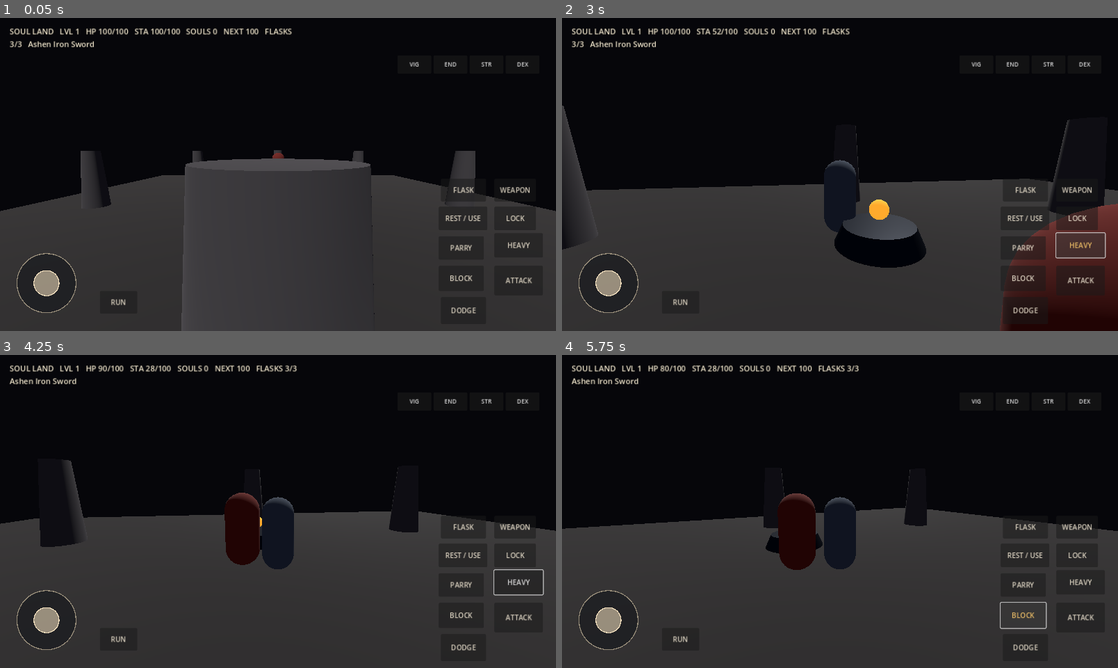
Above: before the commit, frames 1-4 (two rows, left to right).
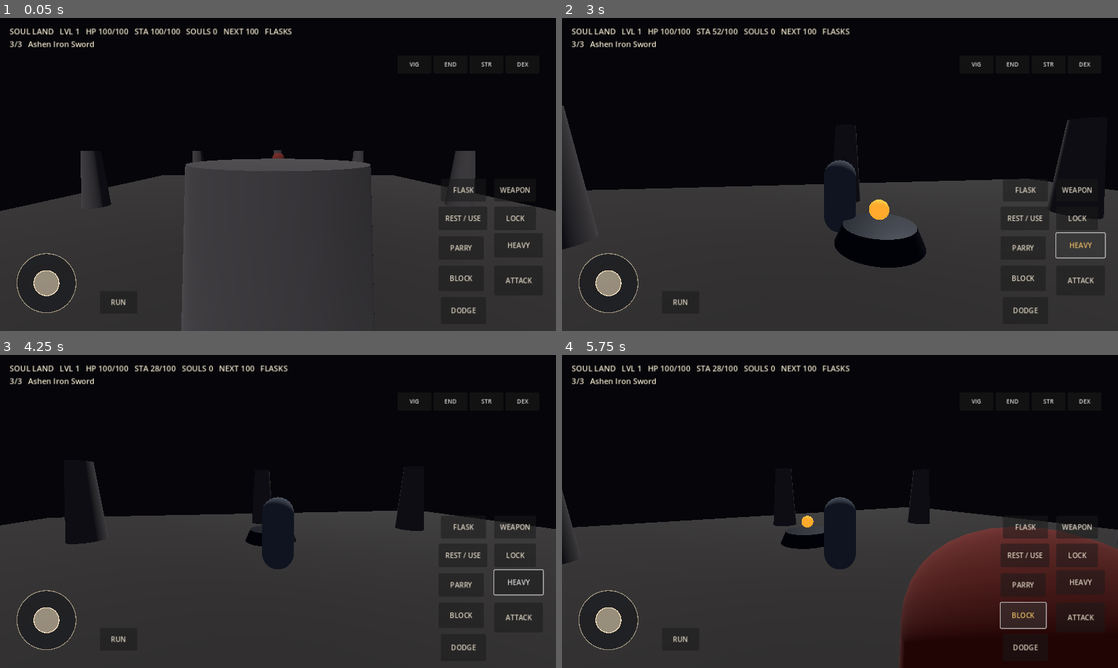
Above: after the commit, the same moments.

Repository: codingscenes2-cyber/SoulLans
Game: Godot game, scene res://scenes/main.tscn
Same seed, same stepped clock (60 frames per second), same inputs: the game is played once before the commit and once after it.
Inputs (mouse positions are in pixels of both pictures, inside the frame that each line leads up to):
- Up to frame 1 (0.05 s): no input
- Up to frame 2 (3 s): drag from (606, 284) to (895, 105) at 0.52 s; drag from (728, 190) to (812, 237) at 1.27 s; click "ATTACK" at 2 s; click "HEAVY" at 2.75 s
- Up to frame 3 (4.25 s): move the mouse to (333, 442) at 3.52 s; hold D (move_right) from 3.53 s (still down); tap Space (dodge) at 3.6 s
- Up to frame 4 (5.75 s): release D (move_right) at 4.25 s; drag from (812, 574) to (673, 464) at 4.27 s; click "BLOCK" at 5 s

The runs differ from the first frame. In frame 1, less than 0.1% of the frame differs, in the area x 49-50%, y 44-45%; in frame 2, 3.3%; in frame 3, 3.4%; in frame 4, 13%, in the area x 0-100%, y 3-100%.

Commit message:
Set enemy spawn positions before ready callbacks

Diff:
--- a/scripts/main.gd
+++ b/scripts/main.gd
@@ -67,8 +67,8 @@
     enemy = CharacterBody3D.new()
     enemy.name = "TrainingHollow"
     enemy.set_script(ENEMY_SCRIPT)
+    enemy.position = Vector3(0.0, 1.0, -4.0)
     add_child(enemy)
-    enemy.global_position = Vector3(0.0, 1.0, -4.0)
     player.set("target", enemy)
     enemy_respawn_timer = 0.0
 
@@ -76,8 +76,8 @@
     shield_guard = CharacterBody3D.new()
     shield_guard.name = "AshenWatchShieldGuard"
     shield_guard.set_script(SHIELD_GUARD_SCRIPT)
+    shield_guard.position = Vector3(4.0, 1.0, -7.0)
     add_child(shield_guard)
-    shield_guard.global_position = Vector3(4.0, 1.0, -7.0)
     guard_respawn_timer = 0.0
 
 func _build_sanctuary() -> void:
